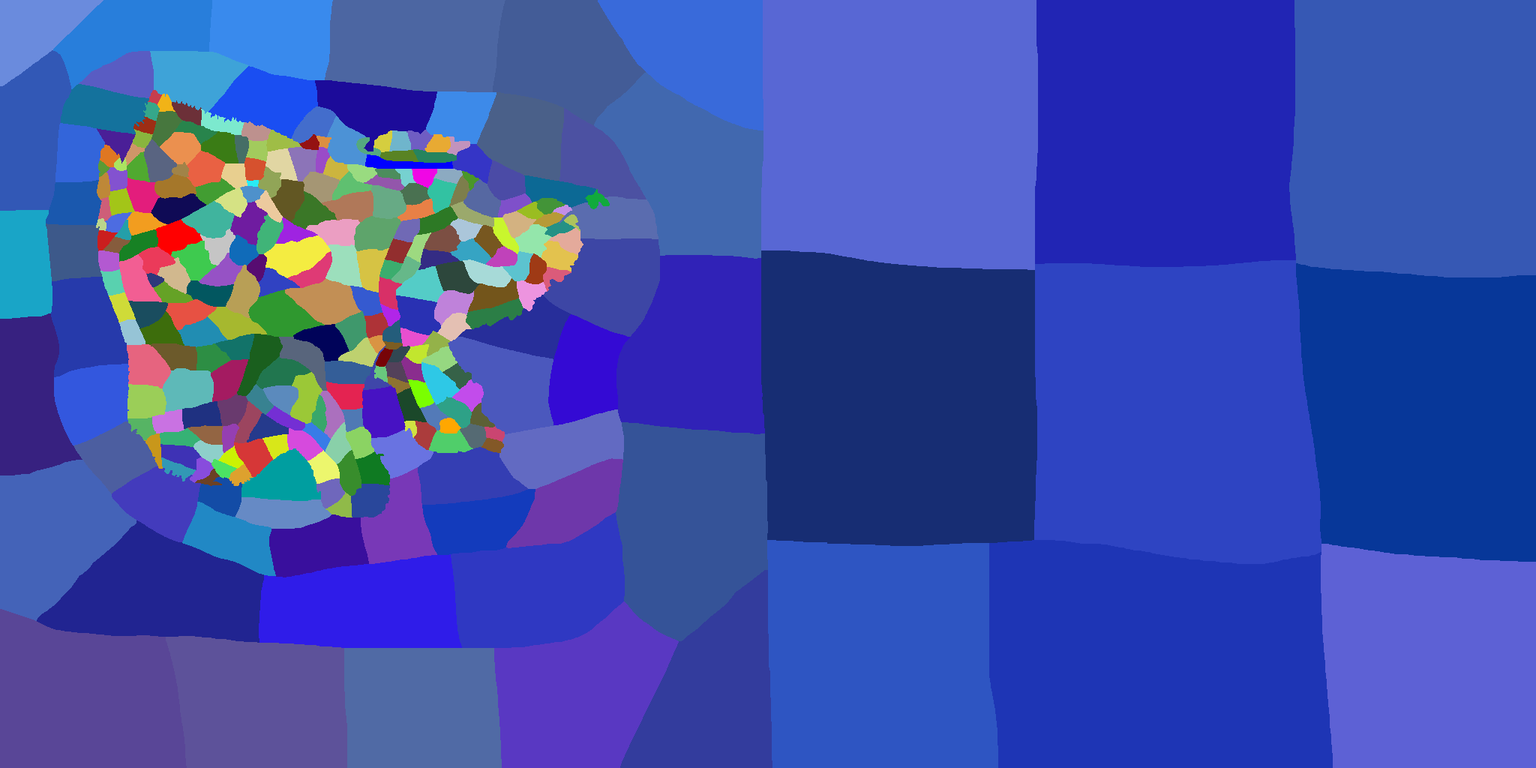
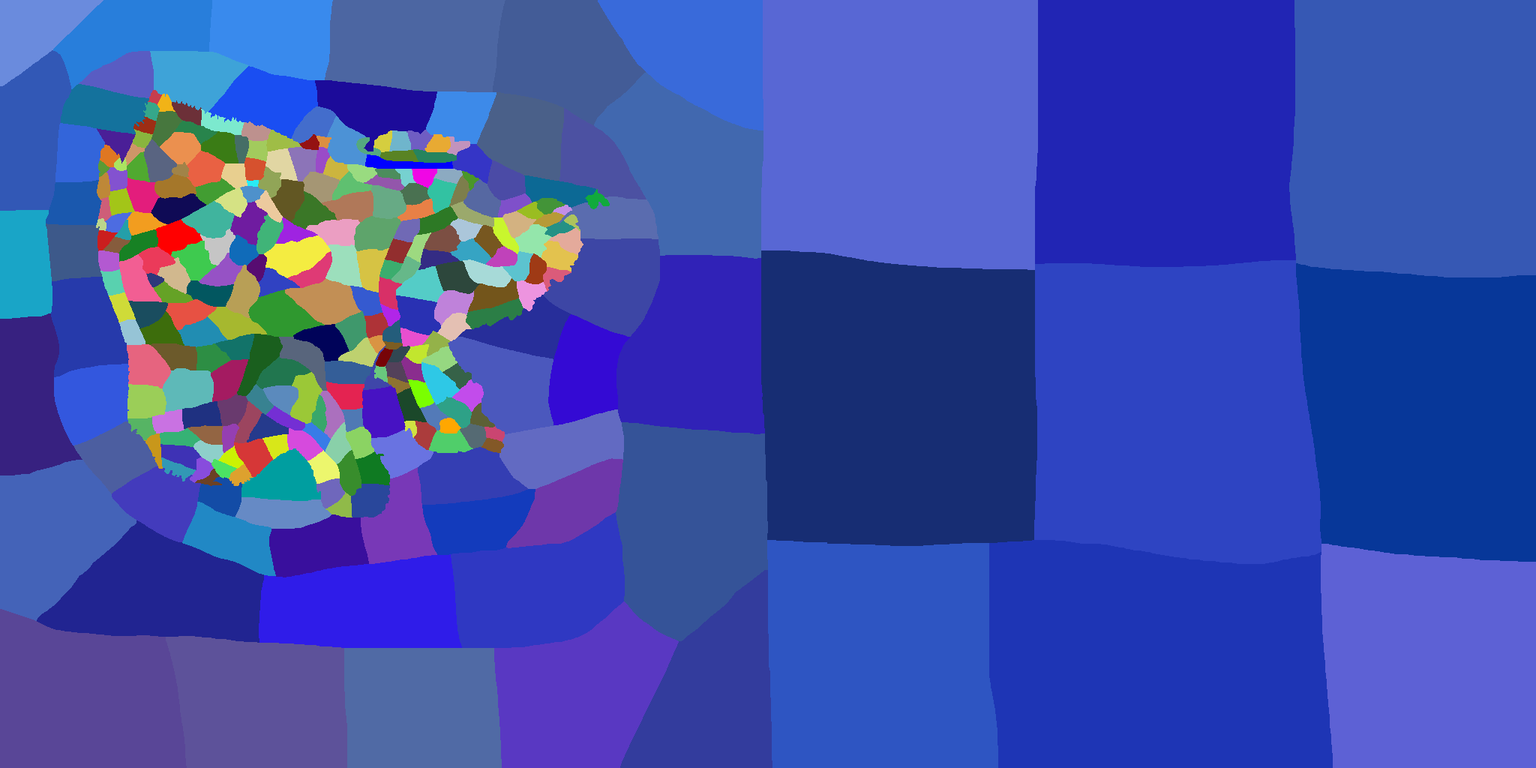
Comparing the layer stacks of the two 1536x768 images. Changes:
painted on "provinces.png" over [107, 0, 1038, 347]
